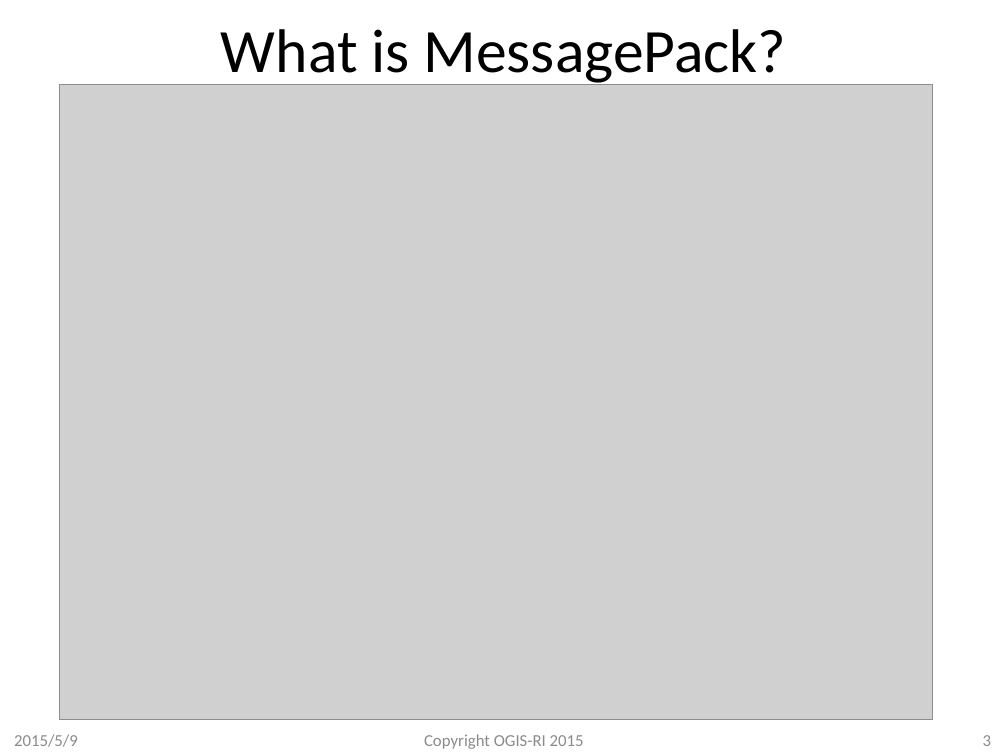
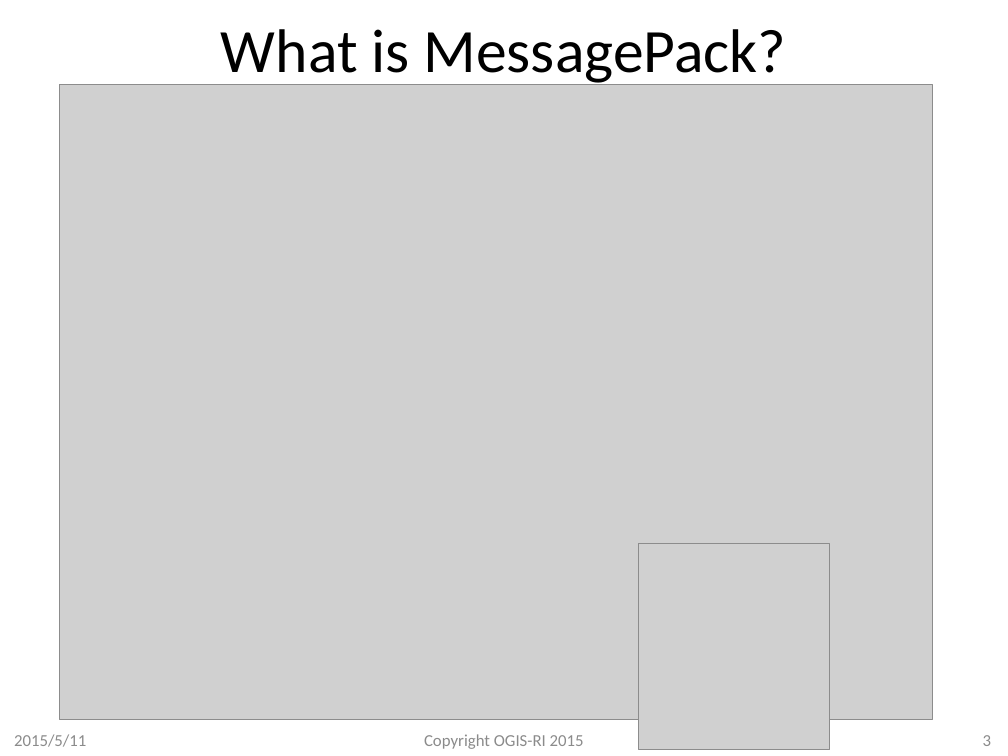
Before and after one commit to redboltz/cppnow2015, a slide deck: slide 3 of cppnow2015_taka.pptx. Drawn at 1008x756 pixels with LibreOffice and Linux fonts; fonts in the diff are those of the drawing; grey boxes stand for pictures; background and template pictures are left out. Boxes give left, top, right and bottom in pixels: in the first picture for what was removed or moved away, otherwise in the second. Text is boxed around its words. In the diff, an @@ line names an element or a change of style, - is before the commit and + after.

```diff
--- a/cppnow2015_taka.pptx
+++ b/cppnow2015_taka.pptx
@@ picture added at [639,543,830,750] @@
@@ text at [14,734,86,747]: text changed @@
-2015/5/9
+2015/5/11
```
Also in this commit, not shown: 19 other slides changed, 7 slides added.
